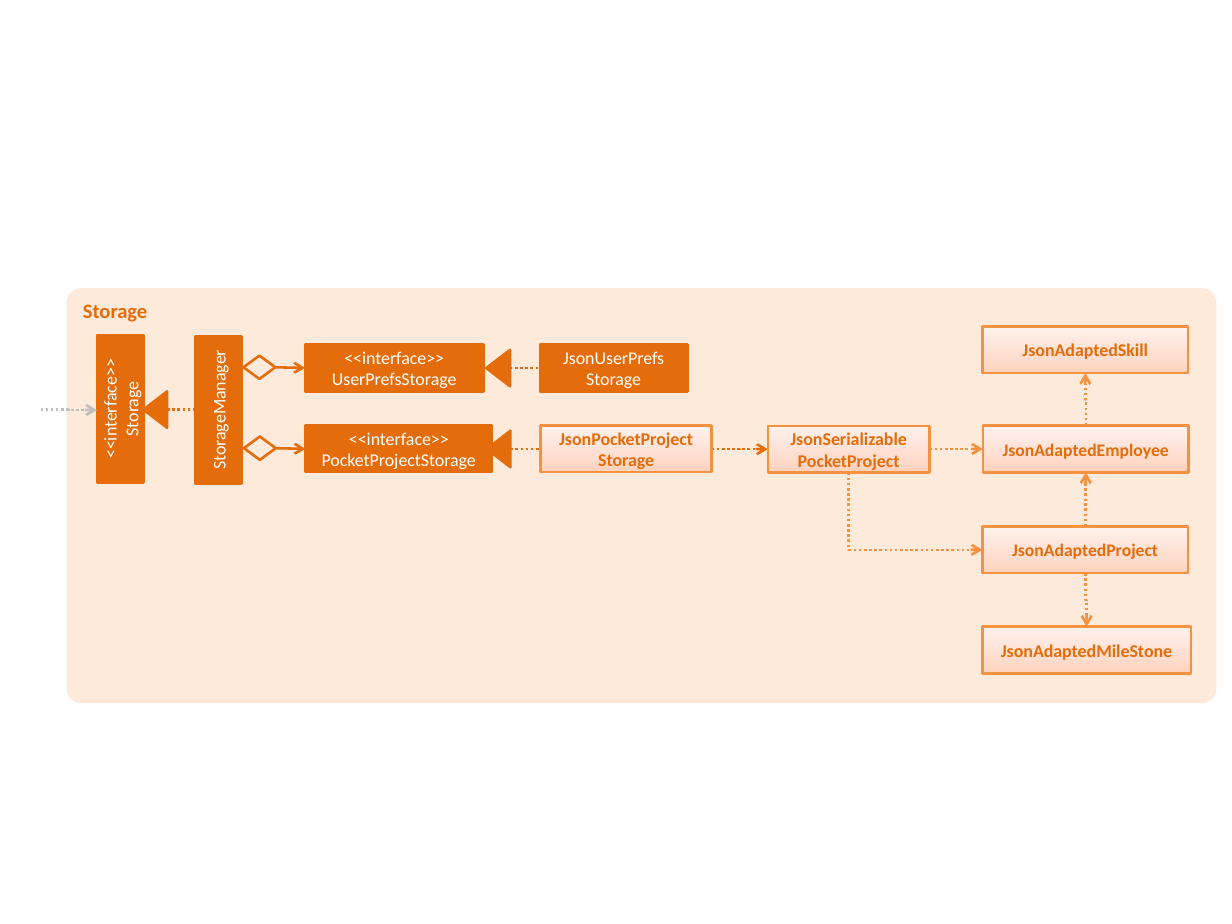
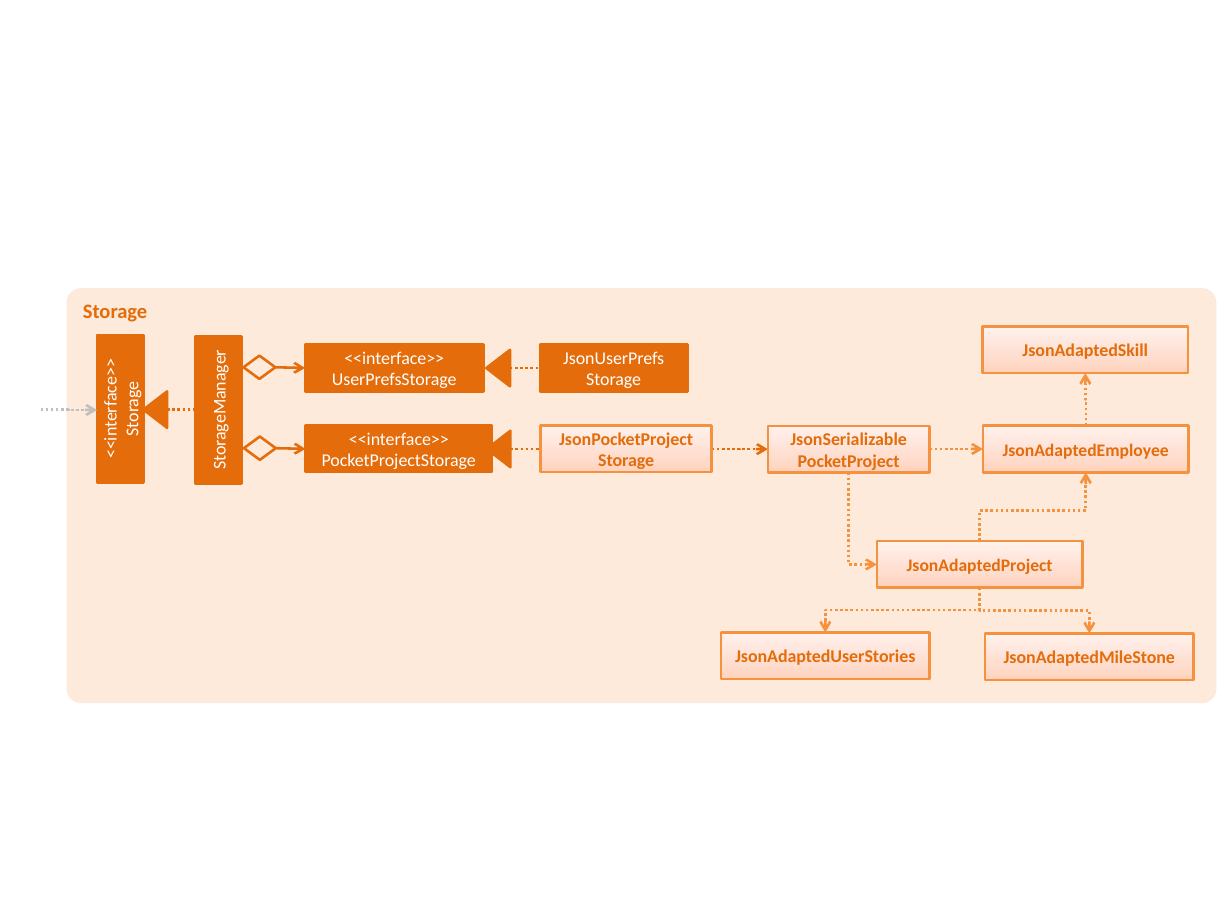
Before and after one commit to shunnizuka/main, a slide deck: slide 1 of docs/diagrams/StorageComponentClassDiagram.pptx. Drawn at 1232x924 pixels with LibreOffice and Linux fonts; fonts in the diff are those of the drawing. Boxes give left, top, right and bottom in pixels: in the first picture for what was removed or moved away, otherwise in the second. Text is boxed around its words. In the diff, an @@ line names an element or a change of style, - is before the commit and + after.

```diff
--- a/docs/diagrams/StorageComponentClassDiagram.pptx
+++ b/docs/diagrams/StorageComponentClassDiagram.pptx
@@ elbow arrow moved from (849, 473) - (982, 549) to (849, 473) - (877, 564) @@
@@ elbow arrow moved from (1085, 526) - (1085, 472) to (979, 541) - (1085, 472) @@
@@ rectangle "JsonAdaptedProject": place and size @@
-rectangle "JsonAdaptedProject" at (982,526,1188,573)
+rectangle "JsonAdaptedProject" at (877,541,1083,588)
@@ elbow arrow added from (979, 588) to (825, 632), #F69240 1.5 pt dashed @@
@@ elbow arrow moved from (1085, 573) - (1087, 627) to (979, 588) - (1089, 633) @@
@@ rectangle added at (721,632,929,679), fill gradient #FFD2BD to #FFDED0 to #FFF2ED, outline #F69240 1.5 pt, 10.5 pt, text #E46C0A, bold @@
+JsonAdaptedUserStories
@@ rectangle "JsonAdaptedMileStone": place and size @@
-rectangle "JsonAdaptedMileStone" at (982,627,1190,674)
+rectangle "JsonAdaptedMileStone" at (986,633,1194,680)
```
Also in this commit, not shown: 28 other files.
